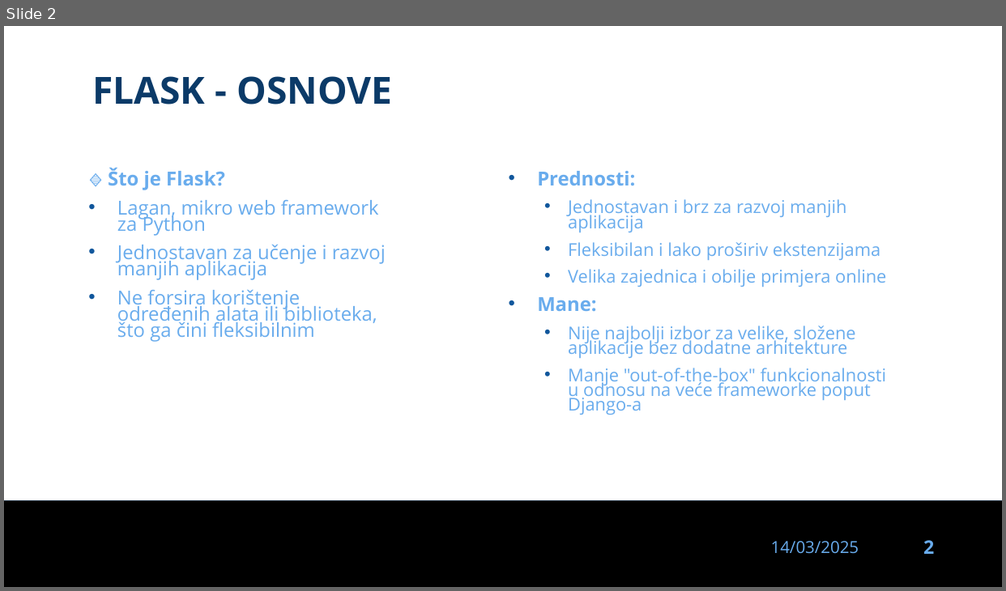
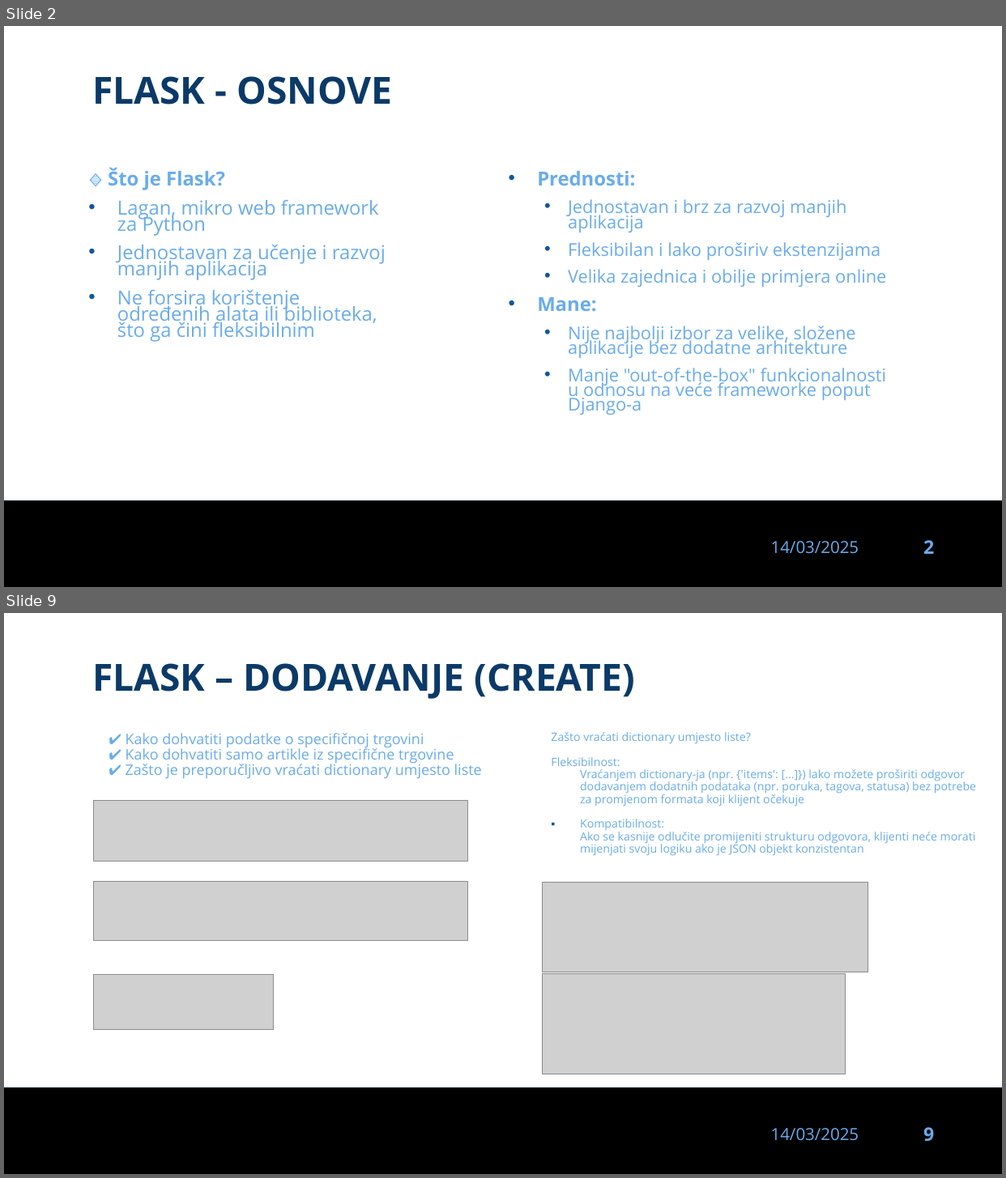
Before and after one commit to dinoDuvnjak/CTK, a slide deck: Bootcamp/flask/flask.pptx. Shown one above the other, each under a label of ours: slide 2 before the commit, slides 2 and 9 after it; the slides between them are not shown. The pictures are 1006x591 and 1006x1178 pixels, drawn with LibreOffice and Linux fonts; fonts in the diff are those of the drawing; grey boxes stand for pictures; background and template pictures are left out. Boxes give left, top, right and bottom in pixels: in the first picture for what was removed or moved away, otherwise in the second. Text is boxed around its words. In the diff, an @@ line names an element or a change of style, - is before the commit and + after.

Commit message:
flask wip

```diff
--- a/Bootcamp/flask/flask.pptx
+++ b/Bootcamp/flask/flask.pptx
@@ slide 9 added at (4, 613, 1002, 1174), background #FFFFFF; not listed: 3 template elements that a slide beside it also shows @@
@@ text added at (92, 663, 635, 699), 36 pt, text #0B3A68, bold @@
+FLASK – DODAVANJE (CREATE)
@@ text added at (126, 733, 482, 779), 14 pt, text #69ACED @@
+✔ Kako dohvatiti podatke o specifičnoj trgovini
+✔ Kako dohvatiti samo artikle iz specifične trgovine
+✔ Zašto je preporučljivo vraćati dictionary umjesto liste
@@ text added at (551, 732, 976, 856), 11 pt, text #69ACED @@
+Zašto vraćati dictionary umjesto liste?
+Fleksibilnost:
+Vraćanjem dictionary-ja (npr. {'items': [...]}) lako možete proširiti odgovor dodavanjem dodatnih podataka (npr. poruka, tagova, statusa) bez potrebe za promjenom formata koji klijent očekuje
+▪ Kompatibilnost:
+  Ako se kasnije odlučite promijeniti strukturu odgovora, klijenti neće morati mijenjati svoju logiku ako je JSON objekt konzistentan
@@ picture added at (93, 801, 467, 862) @@
@@ picture added at (93, 882, 467, 941) @@
@@ picture added at (543, 883, 868, 973) @@
@@ picture added at (93, 974, 274, 1029) @@
@@ picture added at (543, 973, 845, 1075) @@
```
Also in this commit, not shown: 6 other slides added, 4 other files.
